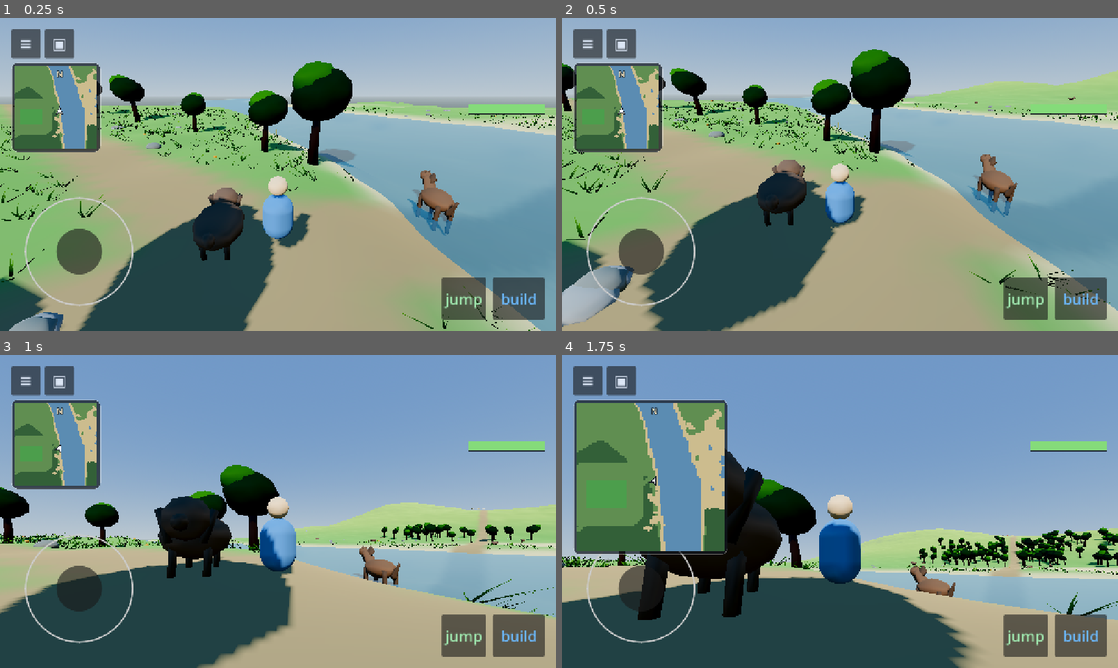
Above: before the commit, frames 1-4 (two rows, left to right).
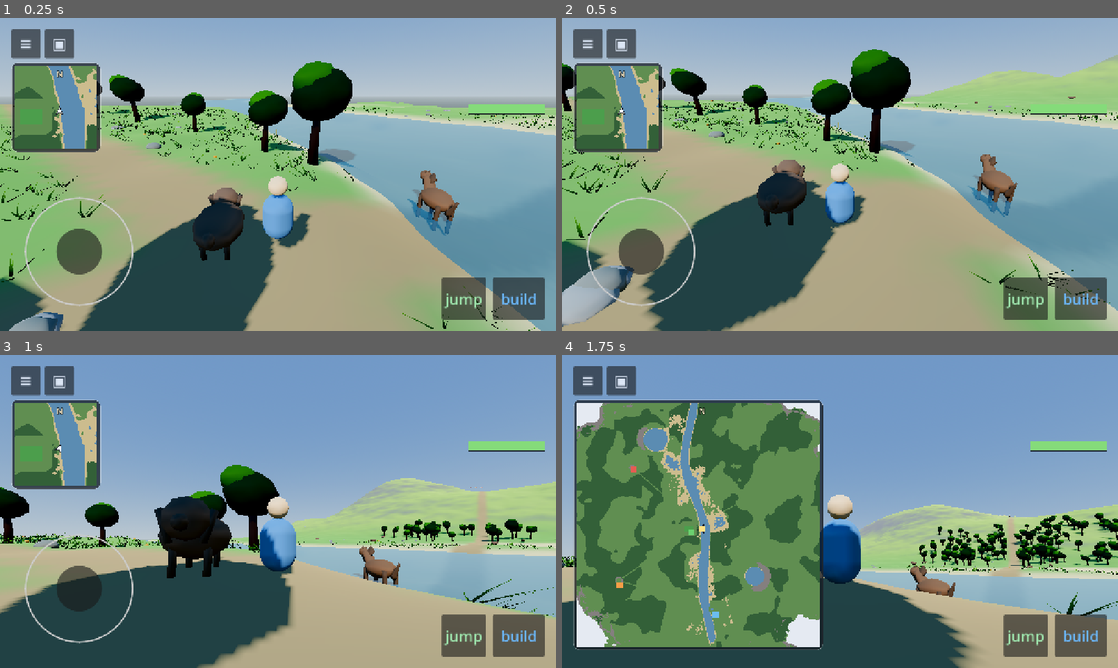
Above: after the commit, the same moments.

Repository: kabartay/aava
Game: Godot game, scene res://main.tscn
Same seed, same stepped clock (60 frames per second), same inputs: the game is played once before the commit and once after it.
Inputs (mouse positions are in pixels of both pictures, inside the frame that each line leads up to):
- Up to frame 1 (0.25 s): no input
- Up to frame 2 (0.5 s): no input
- Up to frame 3 (1 s): tap Enter at 0.5 s; drag from (278, 511) to (333, 442) at 0.52 s
- Up to frame 4 (1.75 s): drag from (617, 445) to (812, 574) at 1.27 s

Frame 1 is identical in both runs. In frame 2, 1.0% of the frame differs, in the area x 1-100%, y 11-27%; in frame 3, 3.5%; in frame 4, 37%, in the area x 2-100%, y 14-95%.

Commit message:
Give the mountains a real slope, the valley some shape, and the map a whole view
Three things a child playing on the tablet asked for.

The mountains were a wall. Four hundred and thirty metres of rise over a hundred
and seventy of run is 68°, straight up out of flat ground — scenery propped at
the edge of the world rather than somewhere the valley leads. They now rise over
four hundred and fifty metres on a curve that is gentle at the foot and steep
near the top, which is what a real range does: 2° out to 500 m, 8° through what
can be seen from the camp, then 33-35° flanks beyond. The peaks are further away
and a child has to walk towards them, which is also what mountains do.

Moving them out left the kilometre a child actually plays in nearly flat — fifty
metres of rise and fall across eight hundred, which is a field. The hills inside
the valley are half again as tall now: 83 m of shape where the playing happens.

And the map shows the whole valley on a third tap. The destinations are four
hundred metres apart, so a view that reaches a hundred and fifty answers "where
am I" and not "where is anything", which is the question a child actually has.
Each place is a coloured dot rather than a label, because the six-year-old
cannot read labels and the colour matches what the place looks like when you
get there.

The relief check was measuring the old, small world: it sampled 800 m and
demanded 60 m of relief, which the valley alone can no longer supply now that
the mountains are properly far away. It now asks two separate questions — does
the world have mountains, and does the part a child walks around in have shape
of its own. A kilometre of billiard table with peaks on the horizon is still a
billiard table.

Also fixed a check of my own that was wrong rather than the code: it tapped the
map four times and expected to be back where it started, but there are three
sizes.

Diff:
--- a/src/dev/ci_check.gd
+++ b/src/dev/ci_check.gd
@@ -47,6 +47,7 @@
 	_check_dams_change_the_world()
 	_check_one_thing_a_day()
 	_check_players_and_worlds()
+	_check_the_map_shows_the_valley()
 	_check_playing_together()
 	_check_it_will_run_on_a_tablet()
 	_check_voice_is_safe()
@@ -128,18 +129,35 @@
 func _check_world_has_relief() -> void:
 	print("world has relief")
 	var field := HeightField.new(20260903)
+	# Two questions, not one. The world as a whole has to have mountains in it,
+	# and the part a child actually walks around in has to have some shape of
+	# its own — a kilometre of billiard table with peaks on the horizon is still
+	# a billiard table.
 	var lowest := INF
 	var highest := -INF
-	for z in range(-400, 401, 40):
-		for x in range(-400, 401, 40):
+	for z in range(-900, 901, 60):
+		for x in range(-900, 901, 60):
 			var height := field.height_at(float(x), float(z))
 			lowest = minf(lowest, height)
 			highest = maxf(highest, height)
 	var relief := highest - lowest
-	if relief < 60.0:
-		_fail("only %.1f m of relief across 800 m — the valley is flat" % relief)
-	else:
-		_ok("%.1f m from riverbed to peak" % relief)
+	if relief < 200.0:
+		_fail("only %.0f m of relief across the whole world" % relief)
+	else:
+		_ok("%.0f m from the riverbed to the peaks" % relief)
+
+	var valley_low := INF
+	var valley_high := -INF
+	for z in range(-400, 401, 30):
+		for x in range(-400, 401, 30):
+			var height := field.height_at(float(x), float(z))
+			valley_low = minf(valley_low, height)
+			valley_high = maxf(valley_high, height)
+	var rolling := valley_high - valley_low
+	if rolling < 60.0:
+		_fail("only %.0f m of rise and fall inside the valley — it is a field" % rolling)
+	else:
+		_ok("%.0f m of rise and fall inside the valley itself" % rolling)
 
 	if lowest > HeightField.WATER_LEVEL:
 		_fail("nothing is below the water line, so there is no river")
@@ -2689,3 +2707,78 @@
 
 	_expect(built.size() >= 8, "found %d of the members built in _ready" % built.size())
 	_expect(out_of_order == 0, "every one of them is built before it is used")
+
+## The map has to answer "where is anything", not only "where am I".
+##
+## That was fine while every destination sat beside the camp. They are four
+## hundred metres apart now, and without a view of the whole valley a new world
+## is a green field with no way to tell which direction anything is in.
+func _check_the_map_shows_the_valley() -> void:
+	print("the map shows the whole valley")
+	var field := HeightField.new(20260903)
+	var camp := field.camp_centre()
+
+	# Each size must actually show more than the last, or the extra taps do
+	# nothing a child can see.
+	var small := Minimap.range_of(Minimap.Size.SMALL)
+	var large := Minimap.range_of(Minimap.Size.LARGE)
+	var full := Minimap.range_of(Minimap.Size.FULL)
+	_expect(small < large, "large shows more than small (%d m against %d)" % [large, small])
+	_expect(large < full, "and the whole valley more than large (%d m)" % full)
+
+	# The full view has to contain everything a child would look for, or it is
+	# not a view of the valley.
+	var furthest := 0.0
+	var everything: Array[Vector3] = [Pitch.centre(), camp]
+	for place in PlaceSpec.OFFSETS:
+		everything.append(PlaceSpec.centre_of(place, camp))
+	everything.append(camp + Paths.BUTTS_OFFSET)
+	for at in everything:
+		furthest = maxf(furthest, maxf(absf(at.x - camp.x), absf(at.z - camp.z)))
+	_expect(
+		full * 0.5 > furthest,
+		"the whole valley reaches %d m from the camp, and the furthest place is %d m" % [
+			int(full * 0.5), int(furthest)
+		]
+	)
+
+	# Every destination needs a colour, since a six-year-old cannot read labels.
+	var coloured := true
+	for place in PlaceSpec.OFFSETS:
+		if not Minimap.PLACE_COLOURS.has(place):
+			coloured = false
+			printerr("  no colour on the map for %s" % place)
+	_expect(coloured, "every place has its own colour on the map")
+
+	# And no two the same, or the map says two things are the same thing.
+	var seen: Dictionary = {}
+	var distinct := true
+	for place in Minimap.PLACE_COLOURS:
+		var key := str(Minimap.PLACE_COLOURS[place])
+		if seen.has(key):
+			distinct = false
+		seen[key] = true
+	_expect(distinct, "and no two places share one")
+
+	# Tapping has to come back round to where it started, or a child who taps
+	# once too often is stuck in a view they did not want.
+	var map := Minimap.new(field)
+	get_root().add_child(map)
+	# Three sizes, so three taps come back round. A child who taps once too many
+	# times must not be stranded in a view they did not want.
+	var started := map._size
+	var seen_sizes: Dictionary = {}
+	for _tap in 3:
+		seen_sizes[map._size] = true
+		map._gui_input(_a_tap())
+	_expect(map._size == started, "tapping three times returns to the size it started at")
+	_expect(seen_sizes.size() == 3, "and passes through all %d sizes on the way" % seen_sizes.size())
+
+	map.queue_free()
+
+## A tap, for driving the interface from a check.
+func _a_tap() -> InputEventMouseButton:
+	var click := InputEventMouseButton.new()
+	click.button_index = MOUSE_BUTTON_LEFT
+	click.pressed = true
+	return click
--- a/src/ui/minimap.gd
+++ b/src/ui/minimap.gd
@@ -12,16 +12,25 @@
 ## enough: a small map is for glancing at while walking, and a large one is for
 ## working out where to go. Tapping cycles through them.
 
-enum Size {HIDDEN, SMALL, LARGE}
+## FULL shows the whole valley at once. It exists because the places a child is
+## looking for are now four hundred metres apart: without a view of everything,
+## a new world is a green field with no way to tell which direction anything is
+## in. Reached by tapping twice, so it is out of the way until it is wanted.
+enum Size {HIDDEN, SMALL, LARGE, FULL}
 
 const SMALL_PIXELS := 190.0
 const LARGE_PIXELS := 340.0
+## Big enough to pick a direction from, and still not the whole screen — a child
+## should be able to see where they are going while the map is open.
+const FULL_PIXELS := 560.0
 
 ## How many metres across the map shows at each size. The small one is a
 ## neighbourhood; the large one should reach the mountains, so that a child can
 ## see the shape of the whole valley and not merely his own footprints.
 const SMALL_RANGE := 150.0
 const LARGE_RANGE := 460.0
+## The whole playable valley, which is about a kilometre across.
+const FULL_RANGE := 1100.0
 
 ## Metres between samples. Coarse on purpose: this is a map, not a photograph,
 ## and every sample is a call into the height field.
@@ -43,6 +52,9 @@
 var _player_dot: Control
 var _compass: Label
 var _built: Array[Vector3] = []
+
+## The dots for the places, kept so they can be cleared before being redrawn.
+var _marks: Array[ColorRect] = []
 
 ## Where the map was last drawn from, so it is only redrawn when the player has
 ## actually gone somewhere. Redrawing every frame would sample the height field
@@ -115,10 +127,16 @@
 		tapped = click.pressed and click.button_index == MOUSE_BUTTON_LEFT
 	if not tapped:
 		return
-	# Tapping the map switches between small and large only. Hiding belongs to
-	# the button outside it: a map that can hide itself leaves nothing to press
-	# to bring it back.
-	_size = Size.LARGE if _size == Size.SMALL else Size.SMALL
+	# Tap cycles small, large, whole valley, and back. Hiding belongs to the
+	# button outside it: a map that can hide itself leaves nothing to press to
+	# bring it back.
+	match _size:
+		Size.SMALL:
+			_size = Size.LARGE
+		Size.LARGE:
+			_size = Size.FULL
+		_:
+			_size = Size.SMALL
 	_apply_size()
 	accept_event()
 
@@ -138,7 +156,11 @@
 	_apply_size()
 
 func _apply_size() -> void:
-	var pixels := SMALL_PIXELS if _size == Size.SMALL else LARGE_PIXELS
+	var pixels := SMALL_PIXELS
+	if _size == Size.LARGE:
+		pixels = LARGE_PIXELS
+	elif _size == Size.FULL:
+		pixels = FULL_PIXELS
 	visible = _size != Size.HIDDEN
 	custom_minimum_size = Vector2(pixels, pixels)
 	size = Vector2(pixels, pixels)
@@ -205,7 +227,13 @@
 	_compass.position = Vector2(centre.x - _compass.size.x * 0.5, 4.0)
 
 func _redraw(centre: Vector3) -> void:
-	var range_metres := SMALL_RANGE if _size == Size.SMALL else LARGE_RANGE
+	for mark in _marks:
+		if is_instance_valid(mark):
+			mark.queue_free()
+	_marks.clear()
+	_draw_places(centre, range_of(_size))
+
+	var range_metres := range_of(_size)
 	var cells := int(range_metres / STEP)
 	if _image == null or _image.get_width() != cells:
 		_image = Image.create_empty(cells, cells, false, Image.FORMAT_RGB8)
@@ -238,6 +266,54 @@
 		return FOREST
 	return GRASS
 
+## The places worth walking to, drawn on the full map only.
+##
+## A view of the whole valley that shows nothing but terrain answers "where am
+## I" and not "where is anything", which is the question a child actually has
+## once the destinations are four hundred metres apart.
+func _draw_places(centre: Vector3, range_metres: float) -> void:
+	if _size != Size.FULL or _field == null:
+		return
+	var camp := _field.camp_centre()
+	var half := size.x * 0.5
+	var scale := size.x / range_metres
+
+	for place in PlaceSpec.OFFSETS:
+		var at: Vector3 = PlaceSpec.centre_of(place, camp)
+		_mark(at, centre, half, scale, PLACE_COLOURS.get(place, Color.WHITE))
+	_mark(Pitch.centre(), centre, half, scale, Color(0.42, 0.82, 0.44))
+	_mark(camp, centre, half, scale, Color(1.0, 0.88, 0.52))
+
+## Colours rather than labels, because a six-year-old cannot read the labels and
+## the colours match what the place actually looks like when you get there.
+const PLACE_COLOURS := {
+	&"playground": Color(0.96, 0.62, 0.28),
+	&"cafe": Color(0.90, 0.36, 0.32),
+	&"pool": Color(0.42, 0.74, 0.94),
+}
+
+func _mark(at: Vector3, centre: Vector3, half: float, scale: float, colour: Color) -> void:
+	var offset := Vector2(at.x - centre.x, at.z - centre.z) * scale
+	if absf(offset.x) > half or absf(offset.y) > half:
+		return
+	var dot := ColorRect.new()
+	dot.color = colour
+	dot.size = Vector2(14.0, 14.0)
+	dot.position = Vector2(half, half) + offset - dot.size * 0.5
+	dot.mouse_filter = Control.MOUSE_FILTER_IGNORE
+	_marks.append(dot)
+	_canvas.add_child(dot)
+
+## How many metres across the map shows at a given size.
+static func range_of(size: Size) -> float:
+	match size:
+		Size.SMALL:
+			return SMALL_RANGE
+		Size.FULL:
+			return FULL_RANGE
+		_:
+			return LARGE_RANGE
+
 ## Everything the children have built shows as a bright dot. This is what makes
 ## the map theirs rather than a survey: the first thing a child looks for is his
 ## own house.
--- a/src/world/height_field.gd
+++ b/src/world/height_field.gd
@@ -35,7 +35,7 @@
 ## outside the view and the world would end in haze instead of in peaks. Three
 ## kilometres was considered and refused for exactly that — the mountains are
 ## half of why the valley is worth being in.
-const MOUNTAIN_START := 500.0
+const MOUNTAIN_START := 460.0
 
 ## Nothing grows above this. A bare treeline is what makes a mountain read as
 ## high rather than as a big green lump.
@@ -248,7 +248,11 @@
 	var hill_mask := smoothstep(VALLEY_HALF_WIDTH, VALLEY_HALF_WIDTH + 220.0, to_river)
 	if hill_mask > 0.0:
 		var hill := (_hills.get_noise_2d(x, z) + 1.0) * 0.5
-		floor_height += pow(hill, 1.15) * 62.0 * hill_mask
+		# Taller than they were. With the mountains moved out to a realistic
+		# distance, these are the only relief inside the kilometre a child
+		# actually plays in — at 62 m the whole valley measured barely fifty
+		# metres of rise and fall across eight hundred, which is a field.
+		floor_height += pow(hill, 1.15) * 105.0 * hill_mask
 
 	# Mountains ring the world. They are scenery first and a destination second:
 	# the ridge line is what tells a child the world continues past the horizon.
@@ -257,7 +261,28 @@
 	# read as low grey hills rather than as peaks — the ring of mountains that
 	# frames the valley was, in practice, not there. Over 90 m they stand up
 	# properly right where the walkable ground ends, all the way round.
-	var mountain_mask := smoothstep(MOUNTAIN_START, MOUNTAIN_START + 170.0, from_origin)
+	# Six hundred metres of run for four hundred and thirty of rise — about 36°,
+	# which is a mountain flank. It was 170 m of run, or 68°, which is a wall:
+	# the ground went from valley to peak in the length of a football pitch and
+	# read as scenery propped up at the edge of the world rather than as
+	# somewhere the valley leads.
+	#
+	# Starting at 300 rather than 500 means the rise begins while a child can
+	# still see it and continues past what they can see, which is what a real
+	# valley does. The first hundred metres of it are gentle enough to walk on,
+	# so the places out at 375-440 m still stand on ground rather than on a
+	# hillside.
+	# Gentle at the foot and steep near the top, which is what a real range does
+	# and what neither of the earlier versions did: 170 m of run was a 68° wall
+	# rising straight out of flat ground, and 600 m of even slope put every peak
+	# beyond what a child can see from the camp.
+	#
+	# The curve gives foothills of a few tens of metres just past the furthest
+	# place, a clear rise through what can be seen, and the snow line somewhere
+	# a child has to walk towards.
+	var mountain_mask := pow(
+		smoothstep(MOUNTAIN_START, MOUNTAIN_START + 450.0, from_origin), 1.8
+	)
 	if mountain_mask > 0.0:
 		var ridge := (_mountains.get_noise_2d(x, z) + 1.0) * 0.5
 		# Taller as well, so the highest carry snow and the lowest stay green:
